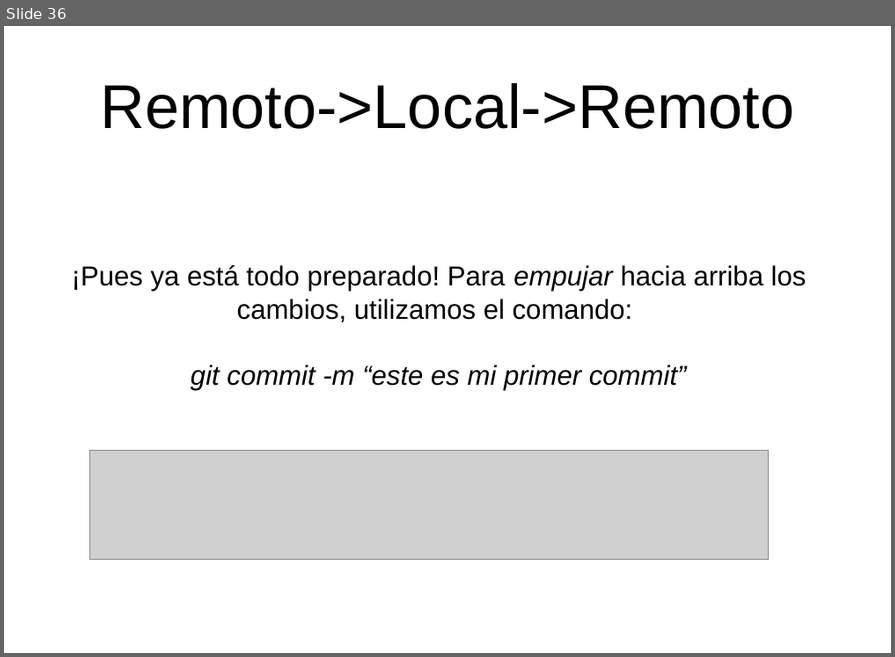
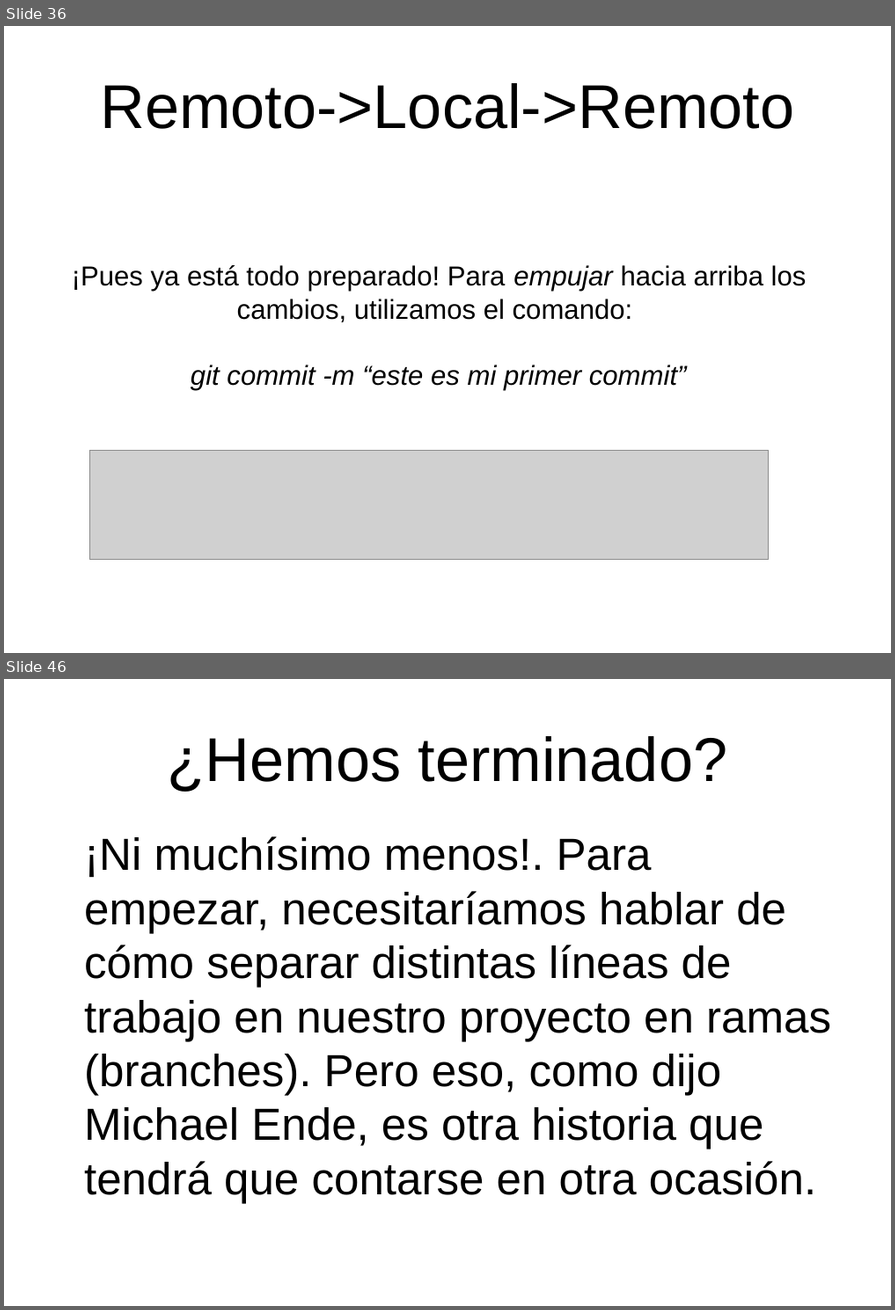
Before and after one commit to clubroboticacr/aprenderGit, a slide deck: presentacionrepositoriosGit.odp. Shown one above the other, each under a label of ours: slide 36 before the commit, slides 36 and 46 after it; the slides between them are not shown. The pictures are 895x657 and 895x1310 pixels, drawn with LibreOffice and Linux fonts; fonts in the diff are those of the drawing; grey boxes stand for pictures; background and template pictures are left out. Boxes give left, top, right and bottom in pixels: in the first picture for what was removed or moved away, otherwise in the second. Text is boxed around its words. In the diff, an @@ line names an element or a change of style, - is before the commit and + after.

```diff
--- a/presentacionrepositoriosGit.odp
+++ b/presentacionrepositoriosGit.odp
@@ slide 46 added at [4,679,891,1306], background picture (left out) @@
@@ title added at [168,736,728,792], 58.7 pt, text #000000 @@
+¿Hemos terminado?
@@ text added at [84,837,831,1203], 42.7 pt, text #000000 @@
+¡Ni muchísimo menos!. Para empezar, necesitaríamos hablar de cómo separar distintas líneas de trabajo en nuestro proyecto en ramas (branches). Pero eso, como dijo Michael Ende, es otra historia que tendrá que contarse en otra ocasión.
```
Also in this commit, not shown: 1 slide changed, 8 other slides added.
